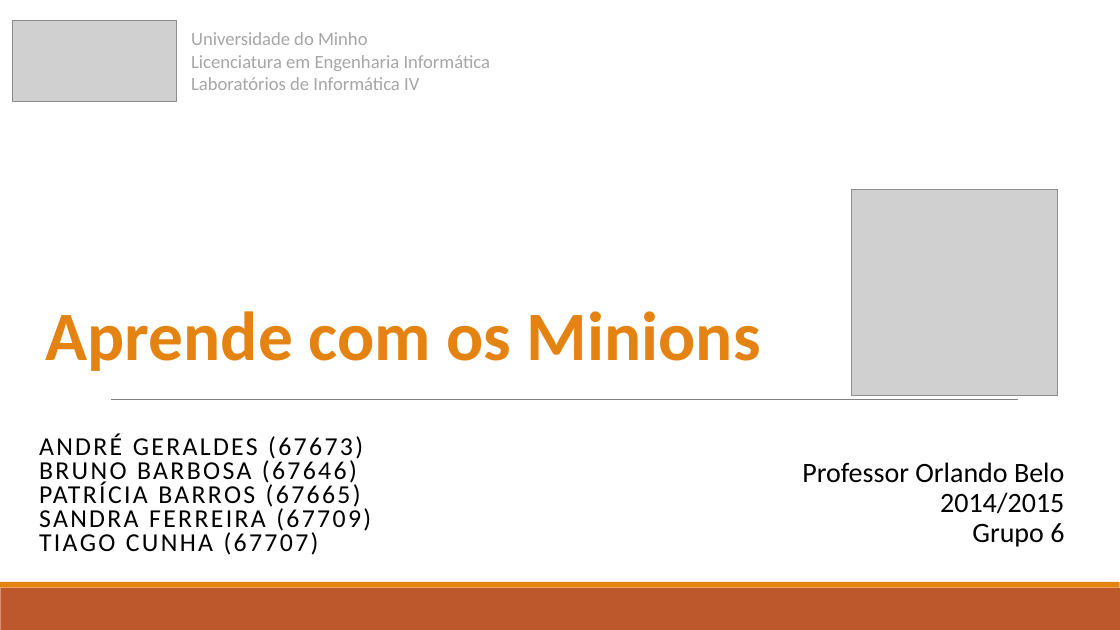
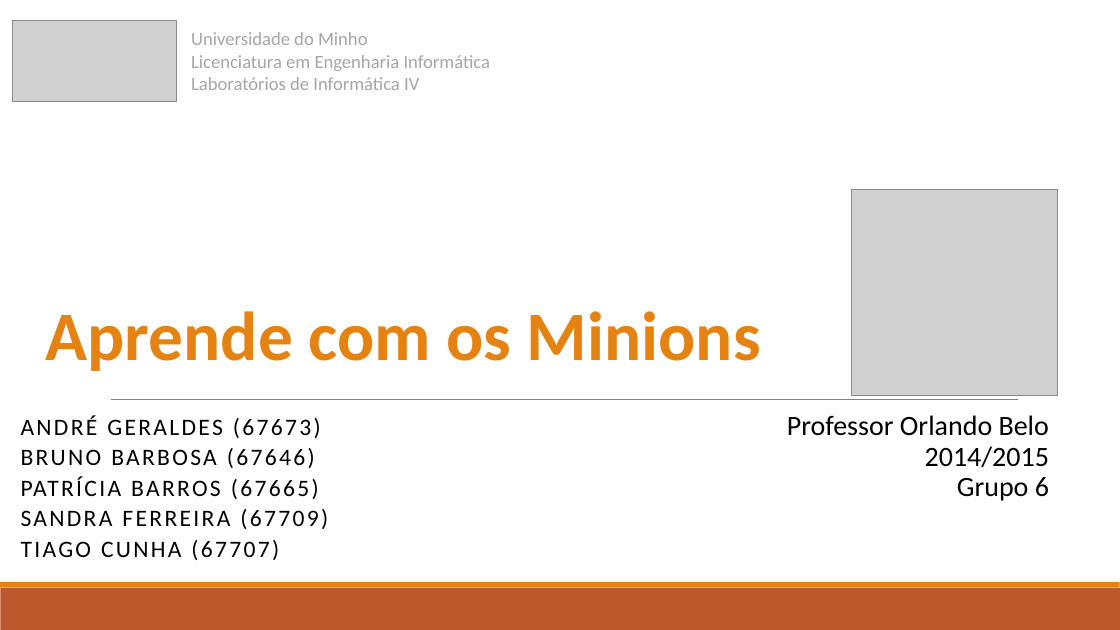
Before and after one commit to 7patricia/Aprende-com-os-Minions, a slide deck: slide 1 of 1ªFase/LI4-Grupo6-Fase1.pptx. Drawn at 1120x630 pixels with LibreOffice and Linux fonts; fonts in the diff are those of the drawing; grey boxes stand for pictures. Boxes give left, top, right and bottom in pixels: in the first picture for what was removed or moved away, otherwise in the second. Text is boxed around its words. In the diff, an @@ line names an element or a change of style, - is before the commit and + after.

```diff
--- a/1ªFase/LI4-Grupo6-Fase1.pptx
+++ b/1ªFase/LI4-Grupo6-Fase1.pptx
@@ subtitle "ANDRÉ GERALDES (67673)": place and size @@
-subtitle "ANDRÉ GERALDES (67673)" at [39,434,371,555]
+subtitle "ANDRÉ GERALDES (67673)" at [21,415,328,560]
@@ subtitle "ANDRÉ GERALDES (67673)" at [21,415,328,560]: size 22.1 to 20.1 pt; line spacing 0.7 to 1 @@
@@ text "Professor Orlando Belo": place and size @@
-text "Professor Orlando Belo" at [802,462,1064,547]
+text "Professor Orlando Belo" at [787,415,1049,501]
```
Also in this commit, not shown: 1 other slide changed, 1 other file.
